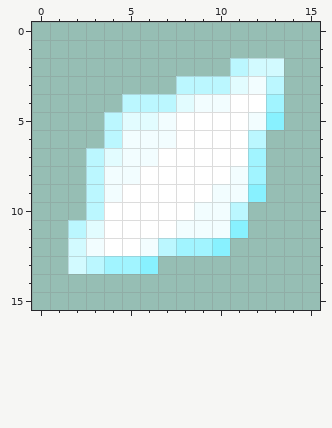
Pixel-art sprite, stored at docs/assets/images/items/shards/shard_mythical.png. Above is the file before it was changed.
The file is 16x16 pixels. Colours within 5 levels of each other are drawn and written as one.
And afterwards:
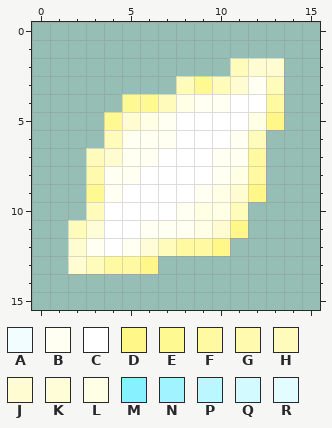
Palette (. is transparent): A #f2fdff  B #fffff2  C #ffffff  D #fff788  E #fff991  F #fff9a1  G #fffaae  H #fffbbb  J #fffcd2  K #fffdd8  L #ffffe6  M #88f1ff  N #a1f4ff  P #bbf7ff  Q #d2faff  R #e2fcff
Edits made:
@@ x 0..15 @@
  1 ................
- 2 ...........PQQ..
- 3 ........PPPRAP..
- 4 .....PPPRAACCN..
- 5 ....PRRACCCCAM..
- 6 ....PAAACCCCP...
- 7 ...PRAACCCCCN...
- 8 ...PAACCCCCAN...
- 9 ...PACCCCCAAM...
-10 ...PCCCCCAAP....
-11 ..PRCCCCAAAM....
-12 ..QACCAPNNM.....
-13 ..QPNNM.........
+ 2 ...........HJJ..
+ 3 ........HEHJBH..
+ 4 .....EEHLBBCCF..
+ 5 ....EJLBCCCCLD..
+ 6 ....HBBBCCCBH...
+ 7 ...HJBBCCCBBF...
+ 8 ...GBBCCCCBLF...
+ 9 ...EBCCCCBLJD...
+10 ...HCCCCBLLH....
+11 ..HKCCBBBLJD....
+12 ..JBCBKHFFD.....
+13 ..JHFFD.........
 14 ................
Where, in picture pixels (left, top, right, bottom), the same in both pictures:
changed: (68, 58, 284, 274)
